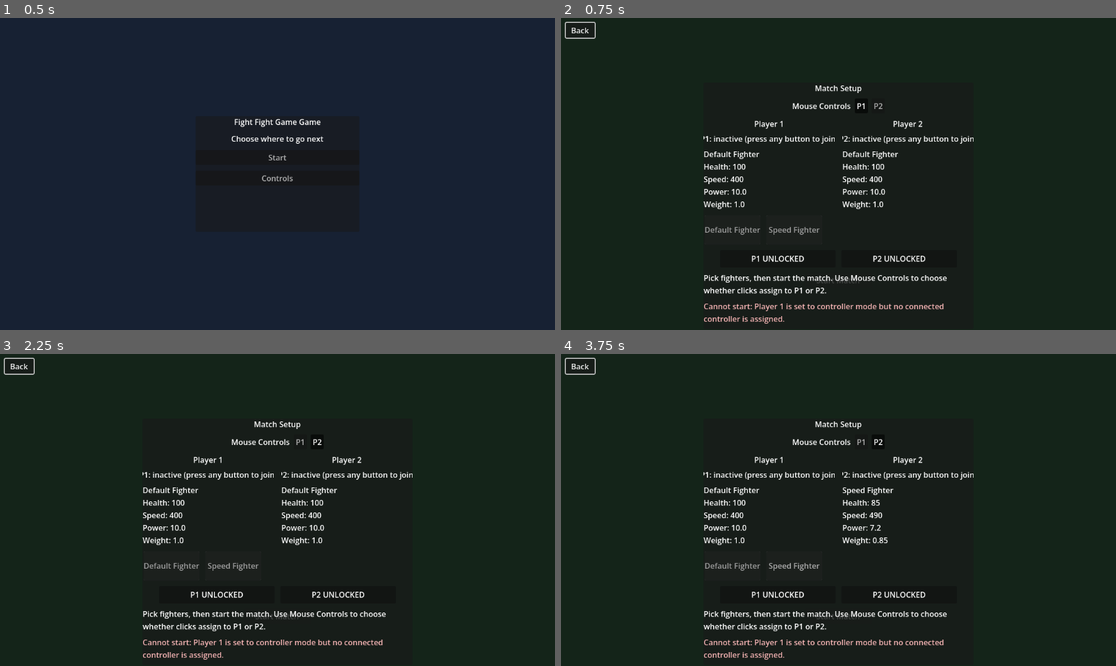
Above: before the commit, frames 1-4 (two rows, left to right).
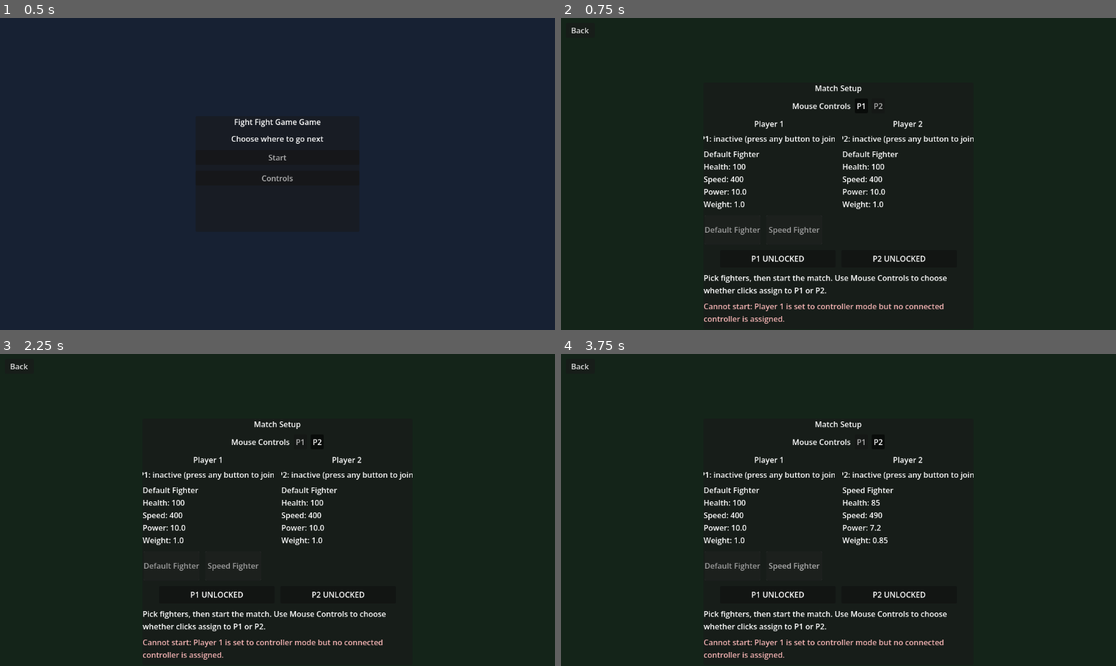
Above: after the commit, the same moments.

Repository: GitLlamma/Fight-Fight-Game-Game
Game: Godot game, scene res://scenes/main.tscn
Two runs of this game, one before a commit and one after it. Both use one fixed random seed, a clock stepped at 60 frames per second and the inputs below.
Inputs:
- Up to frame 1 (0.5 s): no input
- Up to frame 2 (0.75 s): click "Start" at 0.5 s
- Up to frame 3 (2.25 s): click "P1" at 1.25 s; click "P2" at 2 s
- Up to frame 4 (3.75 s): click "Default Fighter" at 2.75 s; click "Speed Fighter" at 3.5 s

Frame 1 is identical in both runs. In frame 2, 0.1% of the frame differs, in the area x 0-54%, y 1-86%; in frame 3, 0.1%; in frame 4, 0.1%.

Commit message:
Updates to UI

Diff:
--- a/GodotFiles/fight-fight-game-game/scenes/ui/hud.tscn
+++ b/GodotFiles/fight-fight-game-game/scenes/ui/hud.tscn
@@ -218,6 +218,7 @@
 text = "Back"
 
 [node name="StartMatchButton" type="Button" parent="CharacterSelectBackground"]
+visible = false
 anchor_left = 0.5
 anchor_top = 0.5
 anchor_right = 0.5
--- a/GodotFiles/fight-fight-game-game/scripts/hud.gd
+++ b/GodotFiles/fight-fight-game-game/scripts/hud.gd
@@ -185,10 +185,16 @@
 			if _handle_character_select_controller_button(event as InputEventJoypadButton):
 				get_viewport().set_input_as_handled()
 				return
+			# Never allow joypad buttons to fall through to generic UI focus navigation in Character Select.
+			get_viewport().set_input_as_handled()
+			return
 		elif event is InputEventJoypadMotion:
 			if _handle_character_select_controller_motion(event as InputEventJoypadMotion):
 				get_viewport().set_input_as_handled()
 				return
+			# Consume non-actionable motion to keep focus from leaving the grid area.
+			get_viewport().set_input_as_handled()
+			return
 
 	if pending_rebind_action == &"":
 		return
@@ -237,6 +243,13 @@
 		return
 	if not _is_menu_navigation_active():
 		return
+	if character_select_screen.visible and event is InputEventKey:
+		var key_event := event as InputEventKey
+		if key_event.pressed and not key_event.echo and (key_event.keycode == KEY_ENTER or key_event.keycode == KEY_KP_ENTER):
+			if _can_keyboard_shortcut_start_match():
+				_on_start_match_button_pressed()
+			get_viewport().set_input_as_handled()
+			return
 	if character_select_screen.visible and (event is InputEventJoypadButton or event is InputEventJoypadMotion):
 		# Character Select controller input is handled exclusively in _input.
 		return
@@ -552,7 +565,14 @@
 			_lock_character_select_choice(player_number)
 			return true
 		JOY_BUTTON_B:
-			_unlock_character_select_choice(player_number)
+			if _is_character_player_locked(player_number):
+				_unlock_character_select_choice(player_number)
+			else:
+				_on_back_to_main_menu_button_pressed()
+			return true
+		JOY_BUTTON_START:
+			if _can_controller_shortcut_start_match():
+				_on_start_match_button_pressed()
 			return true
 
 	return true
@@ -777,6 +797,27 @@
 func _is_character_player_locked(player_number: int) -> bool:
 	var state: Dictionary = character_select_player_state.get(player_number, {})
 	return bool(state.get("locked", false))
+
+func _can_controller_shortcut_start_match() -> bool:
+	for player_number in PLAYER_SLOT_IDS:
+		if not _is_character_player_active(player_number):
+			return false
+		if not _is_character_player_locked(player_number):
+			return false
+	return _is_controller_assignment_valid_for_match_start()
+
+func _can_keyboard_shortcut_start_match() -> bool:
+	if not _has_valid_character_selection_for_players():
+		return false
+	return _is_controller_assignment_valid_for_match_start()
+
+func _has_valid_character_selection_for_players() -> bool:
+	if character_ids_by_index.is_empty():
+		return false
+
+	var p1_character: StringName = _get_selected_character_id(p1_character_option)
+	var p2_character: StringName = _get_selected_character_id(p2_character_option)
+	return p1_character != &"" and p2_character != &""
 
 func _get_character_player_cursor_index(player_number: int) -> int:
 	var state: Dictionary = character_select_player_state.get(player_number, {})
@@ -1348,8 +1389,6 @@
 		_focus_default_controls_menu_item()
 		return
 	if character_select_screen.visible:
-		if get_viewport().gui_get_focus_owner() == null:
-			back_to_main_menu_button.grab_focus()
 		return
 	if win_screen.visible:
 		if get_viewport().gui_get_focus_owner() == null:
Not shown, changed: DOCUMENTATION.md
